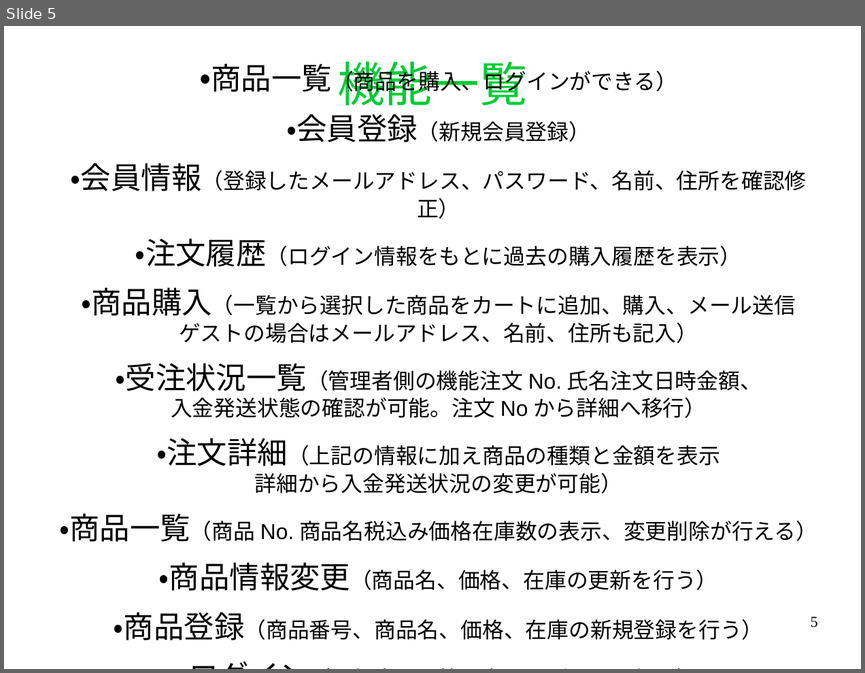
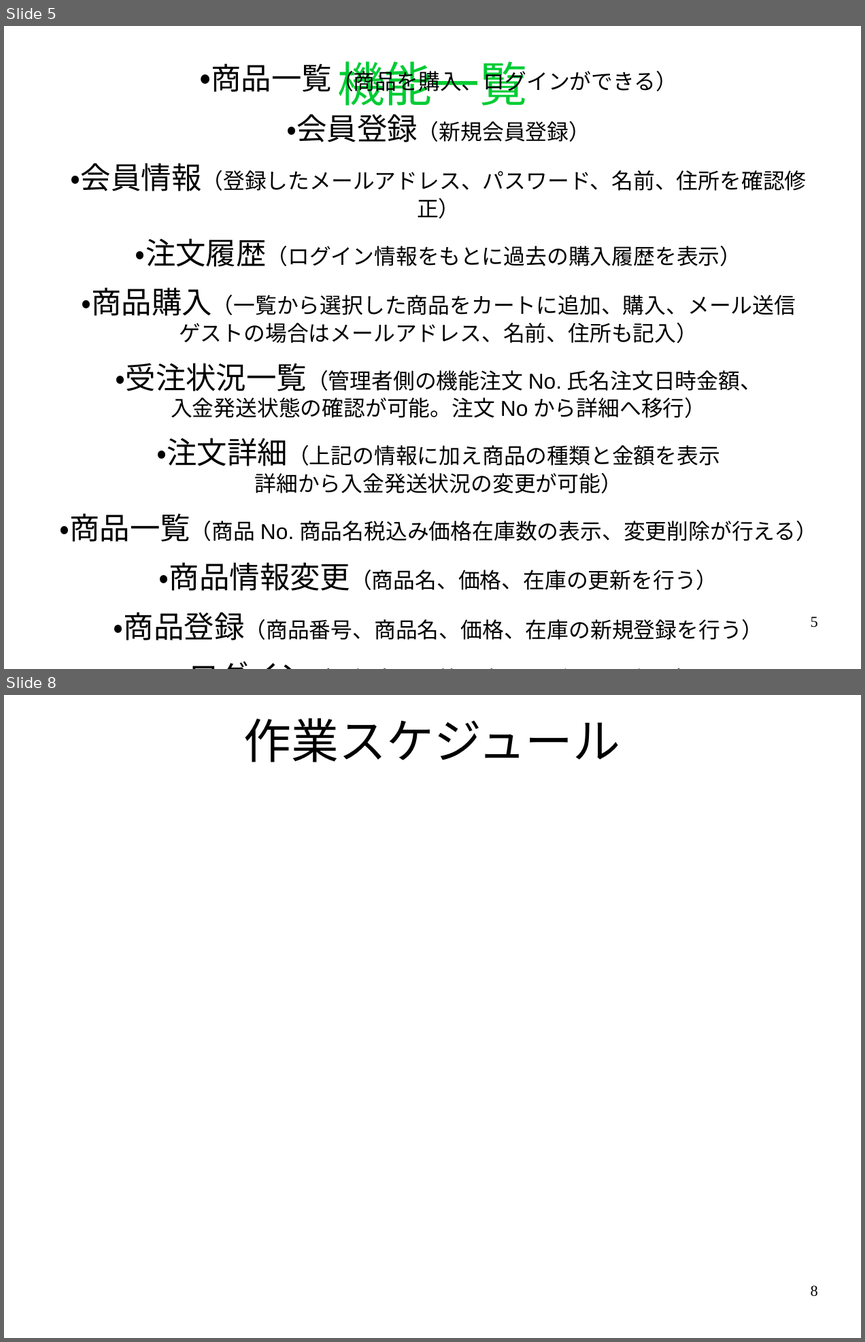
Before and after one commit to black1000/system, a slide deck: ユニフォームプレゼンテーション.odp. Shown one above the other, each under a label of ours: slide 5 before the commit, slides 5 and 8 after it; the slides between them are not shown. The pictures are 865x673 and 865x1342 pixels, drawn with LibreOffice and Linux fonts; fonts in the diff are those of the drawing; background and template pictures are left out. Boxes give left, top, right and bottom in pixels: in the first picture for what was removed or moved away, otherwise in the second. Text is boxed around its words. In the diff, an @@ line names an element or a change of style, - is before the commit and + after.

```diff
--- a/ユニフォームプレゼンテーション.odp
+++ b/ユニフォームプレゼンテーション.odp
@@ slide 8 added at box(4, 695, 861, 1338), background picture (left out) @@
@@ title added at box(244, 718, 621, 762), 44 pt, text #000000 @@
+作業スケジュール
@@ page number added at box(810, 1285, 818, 1296), 14 pt, text #000000 @@
+8
```
Also in this commit, not shown: 1 slide changed, 5 other slides added, 2 other files.
